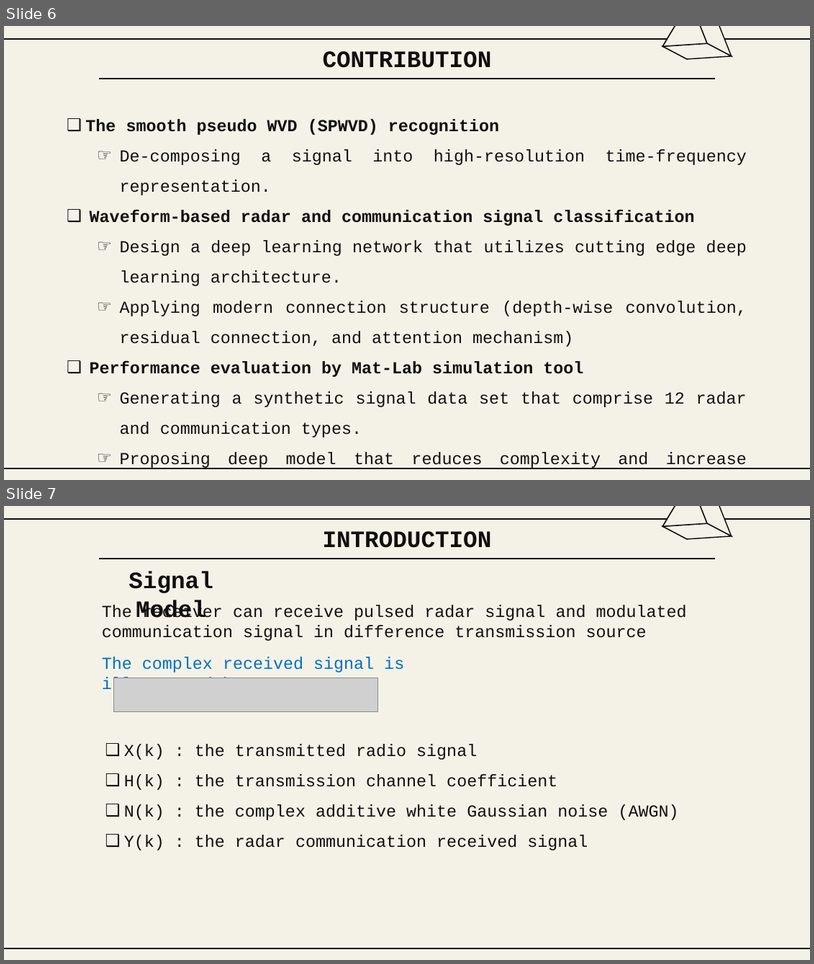
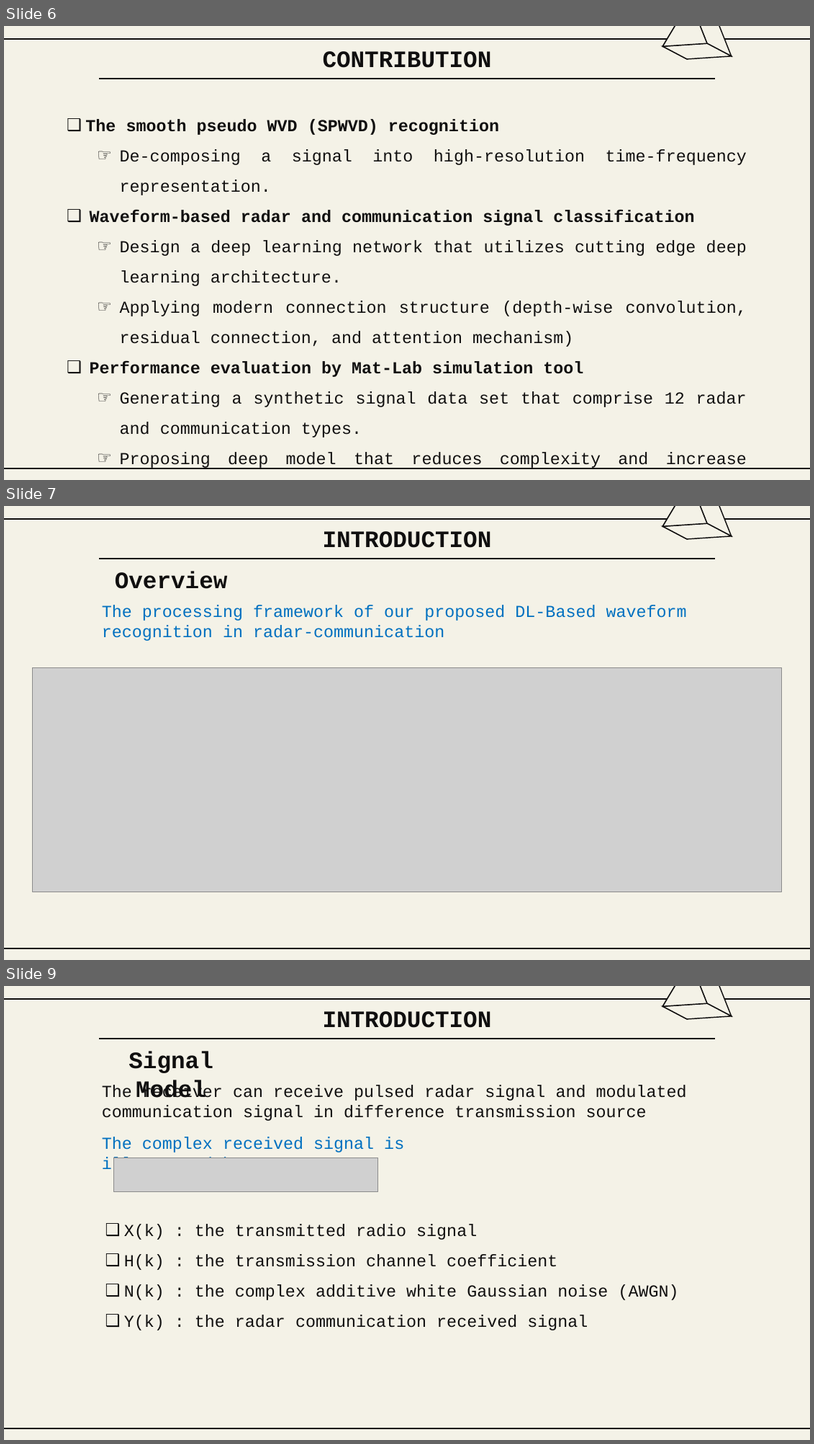
Before and after one commit to Winxkin/hcmute_master, a slide deck: semeter1/DSP/Final_HND.PPTX. Shown one above the other, each under a label of ours: slides 6 and 7 before the commit, slides 6, 7 and 9 after it; the slides between them are not shown. The pictures are 814x964 and 814x1444 pixels, drawn with LibreOffice and Linux fonts; fonts in the diff are those of the drawing; grey boxes stand for pictures; background and template pictures are left out. Boxes give left, top, right and bottom in pixels: in the first picture for what was removed or moved away, otherwise in the second. Text is boxed around its words. In the diff, an @@ line names an element or a change of style, - is before the commit and + after.

```diff
--- a/semeter1/DSP/Final_HND.PPTX
+++ b/semeter1/DSP/Final_HND.PPTX
@@ slide 7 added at [4, 506, 810, 960], background #F4F2E7; not listed: 2 template elements that a slide beside it also shows @@
@@ group added at [664, 506, 733, 539]: 4 freeform shapes @@
@@ title added at [323, 531, 492, 548], 28 pt, text #100F0F, bold @@
+INTRODUCTION
@@ line added from (99, 559) to (715, 559), #100F0F 1.5 pt @@
@@ text added at [115, 572, 228, 589], 28 pt, text #100F0F, bold @@
+Overview
@@ text added at [102, 605, 687, 641], 20 pt, text #0070C0 @@
+The processing framework of our proposed DL-Based waveform recognition in radar-communication
@@ picture added at [32, 667, 782, 891] @@
@@ line added from (99, 948) to (715, 948), #100F0F 1.5 pt @@
@@ what was slide 7 is now slide 9 @@
```
Also in this commit, not shown: 1 slide changed, 1 other slide added.
